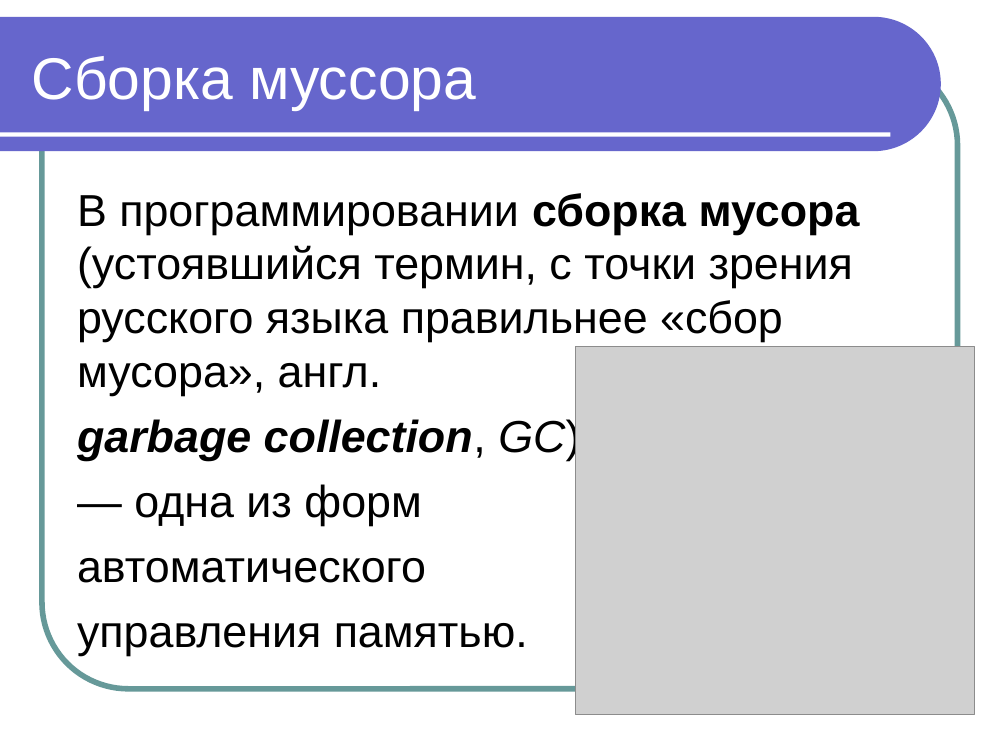
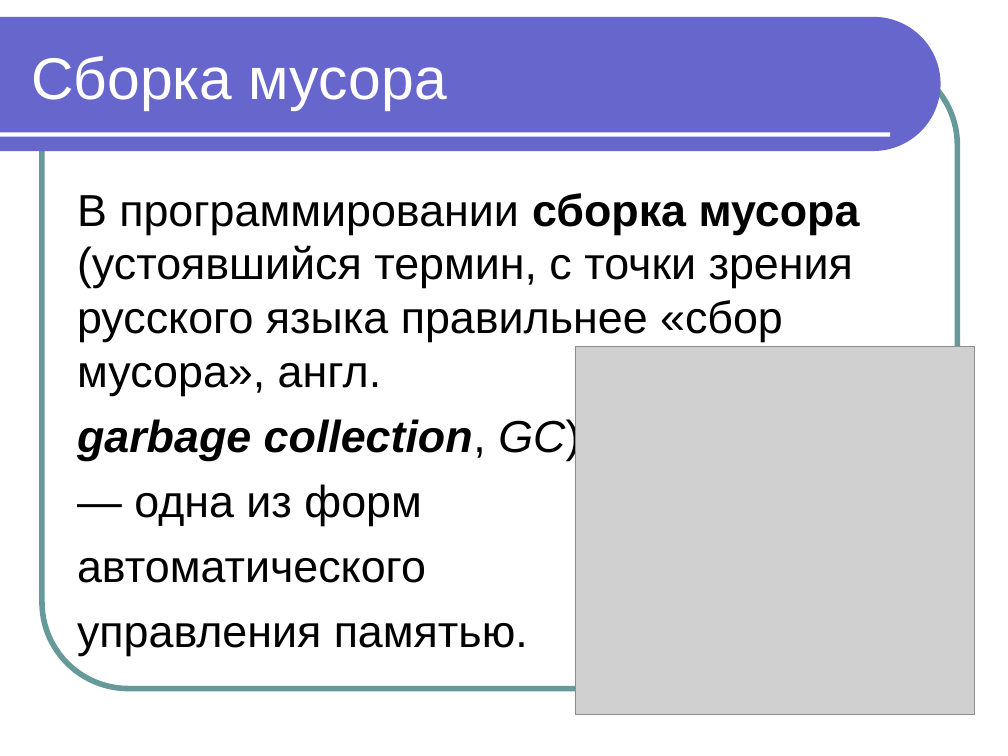
Before and after one commit to maxchv/JavaLessons, a slide deck: slide 13 of Lesson07/Modul 7 OOP chast 5 sborshik musora.ppt. Drawn at 1008x756 pixels with LibreOffice and Linux fonts; fonts in the diff are those of the drawing; grey boxes stand for pictures. Boxes give left, top, right and bottom in pixels: in the first picture for what was removed or moved away, otherwise in the second. Text is boxed around its words. In the diff, an @@ line names an element or a change of style, - is before the commit and + after.

Commit message:
Changed presentation 07

```diff
--- a/Lesson07/Modul 7 OOP chast 5 sborshik musora.ppt
+++ b/Lesson07/Modul 7 OOP chast 5 sborshik musora.ppt
@@ freeform shape at (0,17,940,151): outline redrawn @@
@@ text at (31,56,447,110): text changed @@
-Сборка муссора
+Сборка мусора
```
Also in this commit, not shown: 30 other slides changed, 8 other files.
